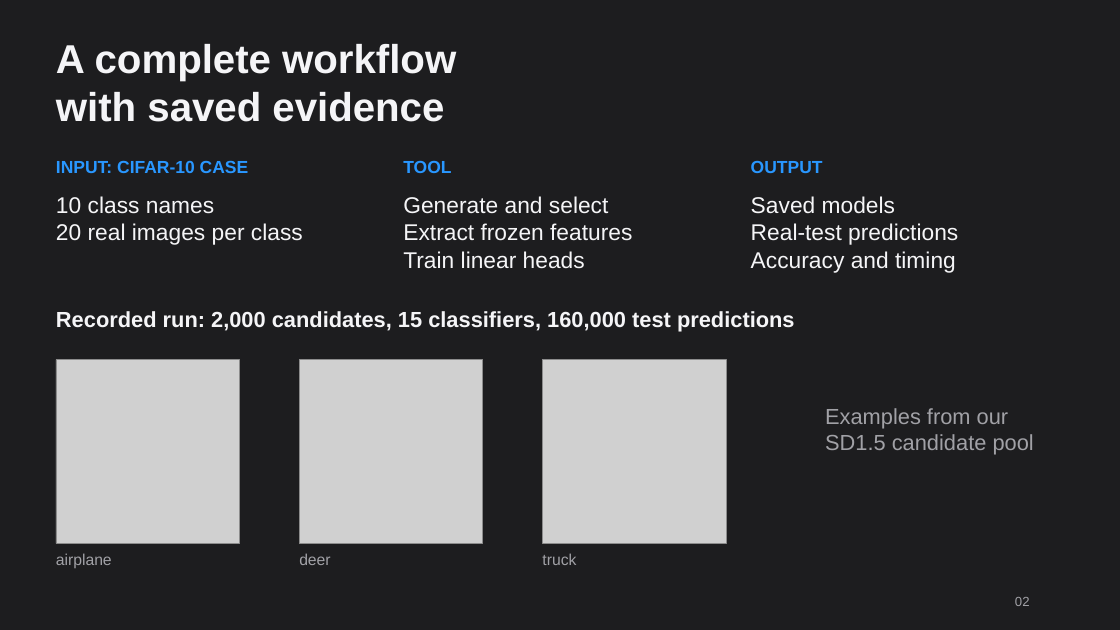
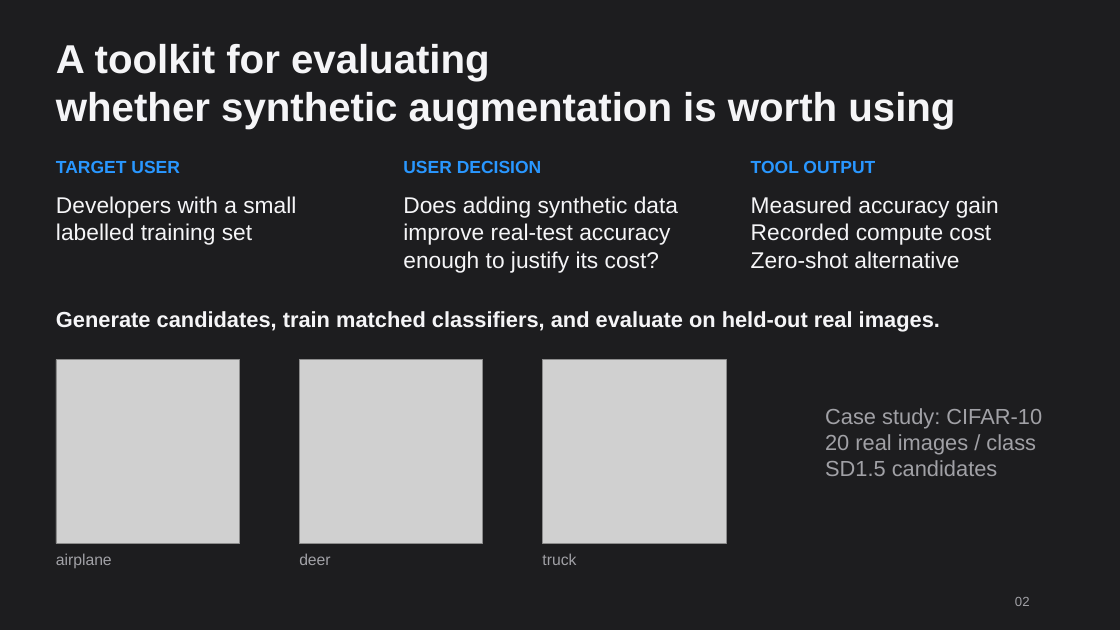
Before and after one commit to kanekikenny/sdsc6021-synthetic-data-toolkit, a slide deck: slide 2 of slides/apple_dark/SDSC6021_Apple_Dark_SFPro_Team.pptx. Drawn at 1120x630 pixels with LibreOffice and Linux fonts; fonts in the diff are those of the drawing; grey boxes stand for pictures. Boxes give left, top, right and bottom in pixels: in the first picture for what was removed or moved away, otherwise in the second. Text is boxed around its words. In the diff, an @@ line names an element or a change of style, - is before the commit and + after.

Commit message:
Clarify target users and practical decisions on slide two

```diff
--- a/slides/apple_dark/SDSC6021_Apple_Dark_SFPro_Team.pptx
+++ b/slides/apple_dark/SDSC6021_Apple_Dark_SFPro_Team.pptx
@@ text at bbox=[56, 44, 955, 129]: text changed @@
-A complete workflow
-with saved evidence
+A toolkit for evaluating
+whether synthetic augmentation is worth using
@@ text at bbox=[56, 160, 180, 173]: text changed @@
-INPUT: CIFAR-10 CASE
+TARGET USER
@@ text at bbox=[403, 160, 541, 173]: text changed @@
-TOOL
+USER DECISION
@@ text at bbox=[751, 160, 875, 173]: text changed @@
-OUTPUT
+TOOL OUTPUT
@@ text at bbox=[56, 196, 296, 245]: text changed @@
-10 class names
-20 real images per class
+Developers with a small
+labelled training set
@@ text at bbox=[403, 196, 678, 273]: text changed @@
-Generate and select
-Extract frozen features
-Train linear heads
+Does adding synthetic data
+improve real-test accuracy
+enough to justify its cost?
@@ text at bbox=[751, 196, 999, 269]: text changed @@
-Saved models
-Real-test predictions
-Accuracy and timing
+Measured accuracy gain
+Recorded compute cost
+Zero-shot alternative
@@ text at bbox=[56, 311, 940, 331]: text changed @@
-Recorded run: 2,000 candidates, 15 classifiers, 160,000 test predictions
+Generate candidates, train matched classifiers, and evaluate on held-out real images.
@@ text at bbox=[825, 408, 1042, 476]: text changed @@
-Examples from our
-SD1.5 candidate pool
+Case study: CIFAR-10
+20 real images / class
+SD1.5 candidates
```
Also in this commit, not shown: 2 other files.
